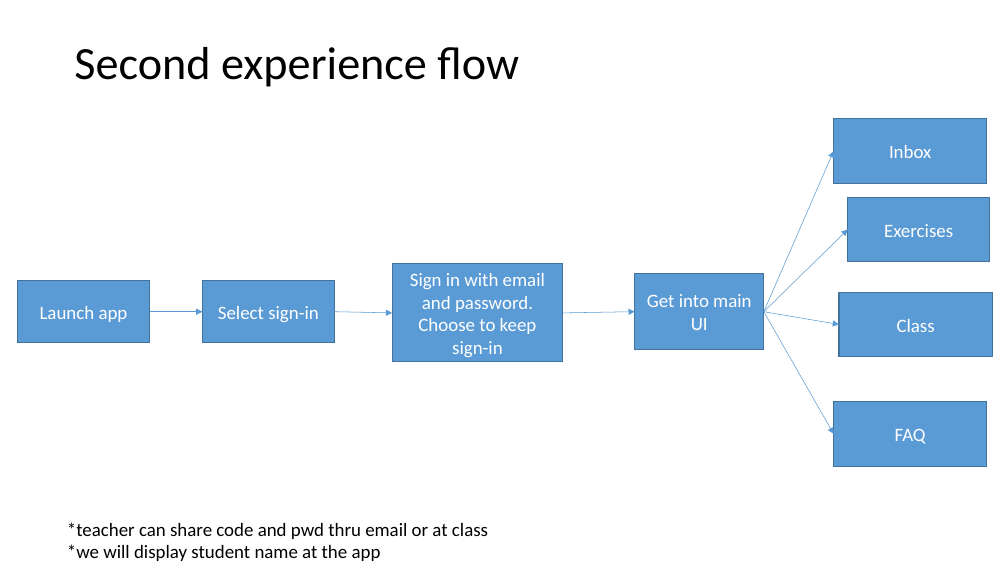
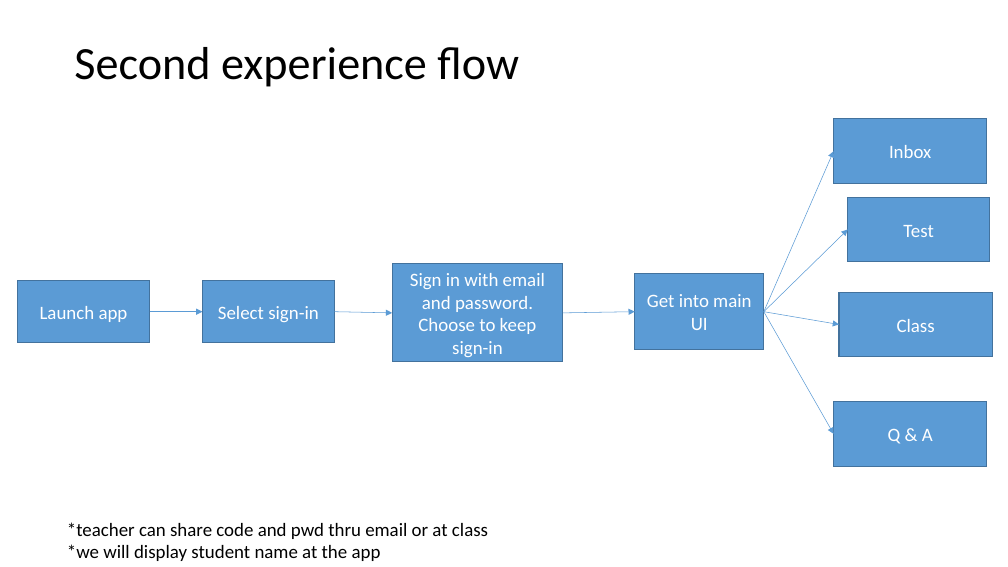
Before and after one commit to Wu-Fei/Parrot-Wireframe, a slide deck: slide 3 of Students flow.pptx. Drawn at 1008x567 pixels with LibreOffice and Linux fonts; fonts in the diff are those of the drawing. Boxes give left, top, right and bottom in pixels: in the first picture for what was removed or moved away, otherwise in the second. Text is boxed around its words. In the diff, an @@ line names an element or a change of style, - is before the commit and + after.

Commit message:
update student flow - first experience and classes

```diff
--- a/Students flow.pptx
+++ b/Students flow.pptx
@@ text in rectangle at <box>903,225,933,237</box>: text changed @@
-Exercises
+Test
@@ text in rectangle at <box>888,429,933,444</box>: text changed @@
-FAQ
+Q & A
```
Also in this commit, not shown: 5 other slides changed.
